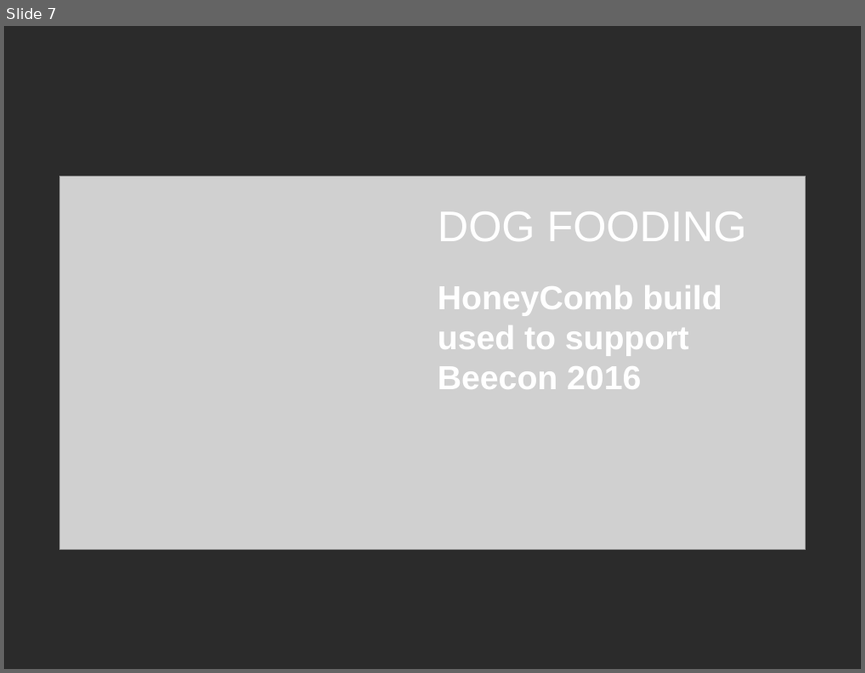
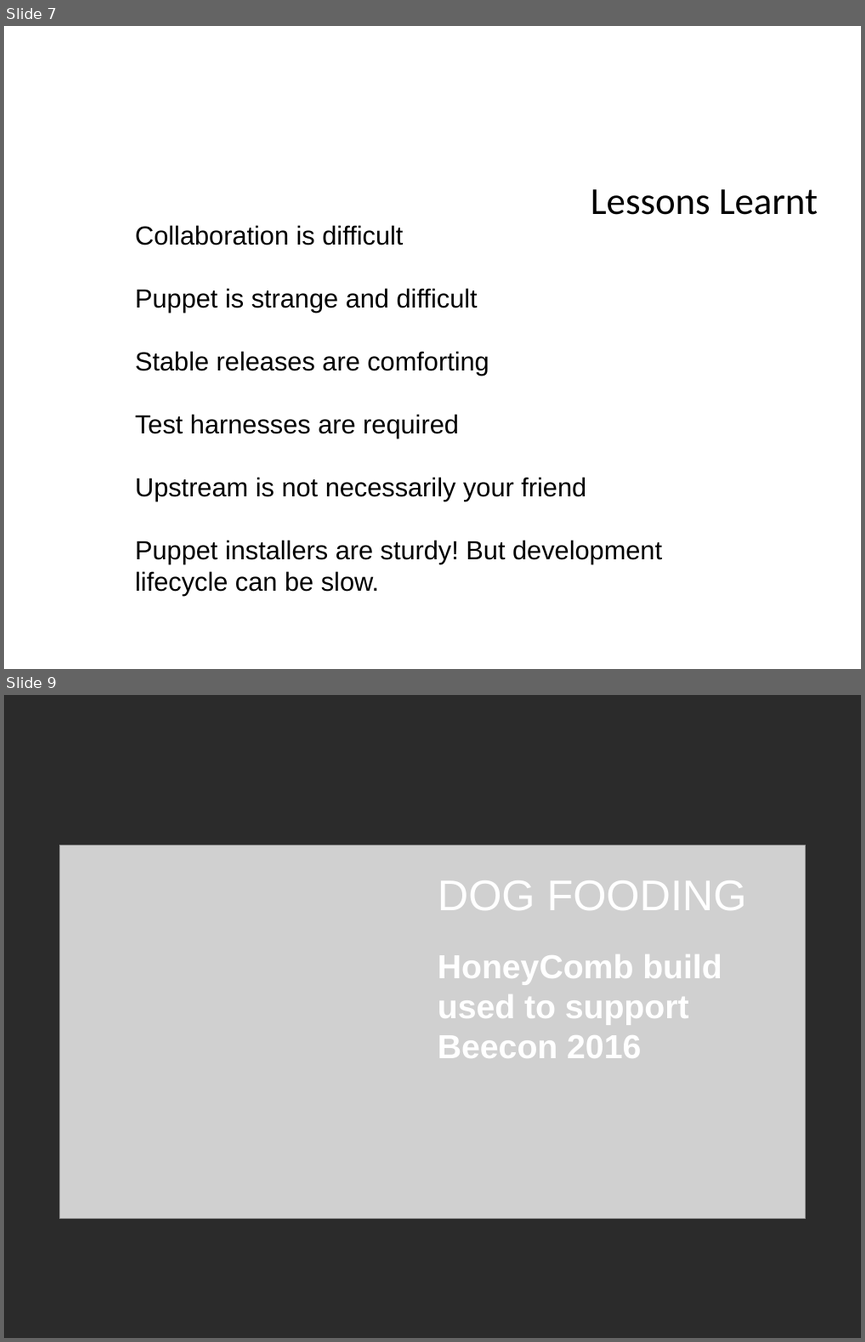
Before and after one commit to OrderOfTheBee/beecon, a slide deck: assets/data/files/20160125031/BeeCon2016_HoneyCombBeyond.odp. Shown one above the other, each under a label of ours: slide 7 before the commit, slides 7 and 9 after it; the slides between them are not shown. The pictures are 865x673 and 865x1342 pixels, drawn with LibreOffice and Linux fonts; fonts in the diff are those of the drawing; grey boxes stand for pictures; background and template pictures are left out; a plain dark background stands for a picture behind light text. Boxes give left, top, right and bottom in pixels: in the first picture for what was removed or moved away, otherwise in the second. Text is boxed around its words. In the diff, an @@ line names an element or a change of style, - is before the commit and + after.

```diff
--- a/assets/data/files/20160125031/BeeCon2016_HoneyCombBeyond.odp
+++ b/assets/data/files/20160125031/BeeCon2016_HoneyCombBeyond.odp
@@ slide 7 added at (4,26,861,669), background picture (left out) @@
@@ text added at (590,189,817,215), 32 pt, text #000000 @@
+● Lessons Learnt
@@ text added at (135,225,662,596), 22 pt, text #000000 @@
+● Collaboration is difficult
+● Puppet is strange and difficult
+● Stable releases are comforting
+● Test harnesses are required
+● Upstream is not necessarily your friend
+● Puppet installers are sturdy! But development lifecycle can be slow.
@@ what was slide 7 is now slide 9 @@
```
Also in this commit, not shown: 6 slides changed, 8 other slides added, 4 slides removed.
